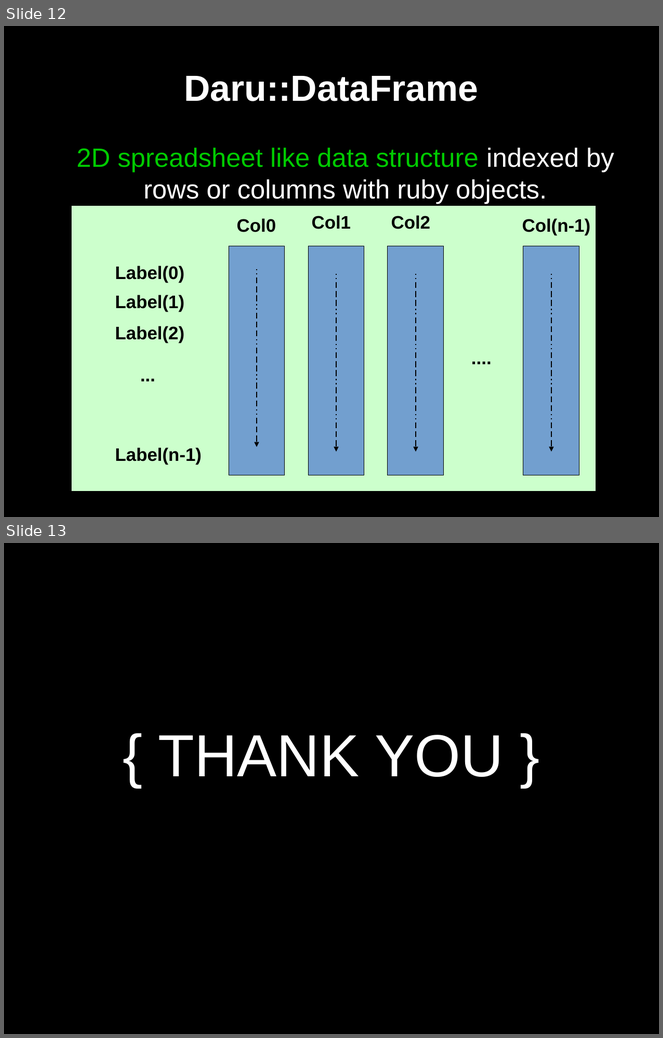
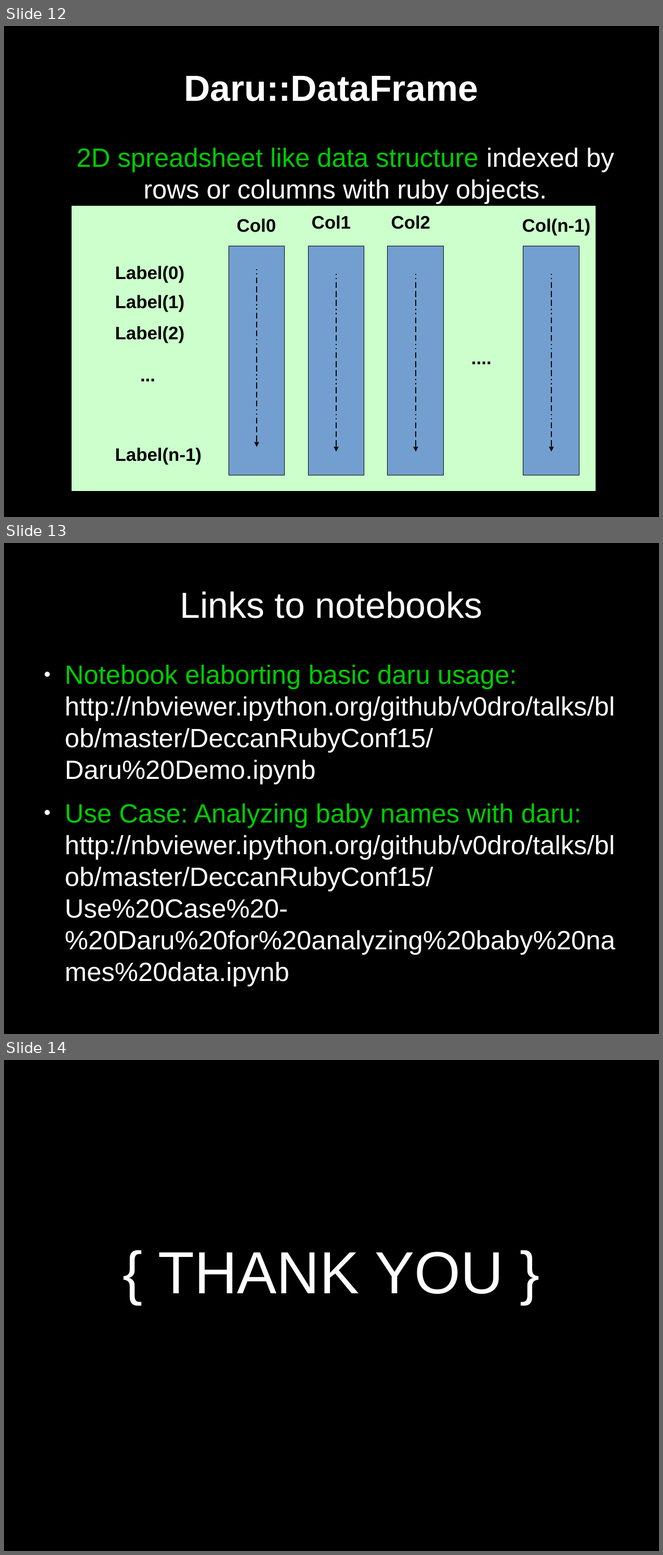
Before and after one commit to v0dro/punerb-talk, a slide deck: DeccanRubyConf15/DRBC talk.odp. Shown one above the other, each under a label of ours: slides 12 and 13 before the commit, slides 12, 13 and 14 after it. The pictures are 663x1038 and 663x1555 pixels, drawn with LibreOffice and Linux fonts; fonts in the diff are those of the drawing. Boxes give left, top, right and bottom in pixels: in the first picture for what was removed or moved away, otherwise in the second. Text is boxed around its words. In the diff, an @@ line names an element or a change of style, - is before the commit and + after.

Commit message:
update with notebook links

```diff
--- a/DeccanRubyConf15/DRBC talk.odp
+++ b/DeccanRubyConf15/DRBC talk.odp
@@ slide 13 added at [4, 543, 659, 1034], background #000000 @@
@@ title added at [180, 591, 482, 618], 44 pt, text #FFFFFF @@
+Links to notebooks
@@ text added at [65, 665, 616, 955], 32 pt, text #FFFFFF @@
+● Notebook elaborting basic daru usage: http://nbviewer.ipython.org/github/v0dro/talks/blob/master/DeccanRubyConf15/Daru%20Demo.ipynb
+● Use Case: Analyzing baby names with daru: http://nbviewer.ipython.org/github/v0dro/talks/blob/master/DeccanRubyConf15/Use%20Case%20-%20Daru%20for%20analyzing%20baby%20names%20data.ipynb
@@ what was slide 13 is now slide 14 @@
```
Also in this commit, not shown: 1 other file.
